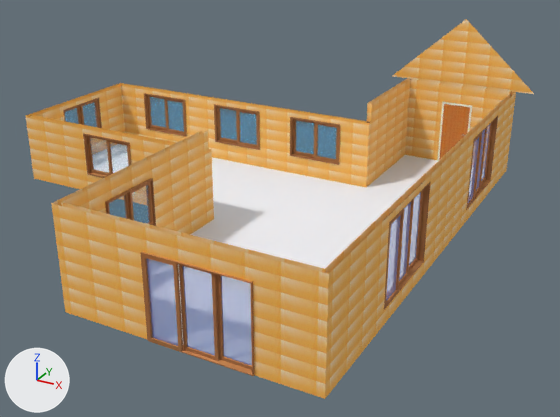
What one commit did to the glTF model telhados/telhado46a.gltf.
One viewpoint serves both versions: a 50 mm camera at (12.5, -18.61, 9.78) aimed at (2.31, -0.1, 0.52). The axes (+X, +Y, +Z) are drawn at lower left. The lights are the same throughout.

The scene before the commit, as lines of its bpy script (objects in view):
```python
mat_bloco_de_concreto = principled_material('Bloco de concreto')
mat_bloco_de_concreto.texture = img_image_1
mat_bloco_de_concreto.metallic = 0.1
mat_bloco_de_concreto.roughness = 0.9
mat_douglas_fir_clear = principled_material('Douglas_Fir_Clear')
mat_douglas_fir_clear.base_color = (0.941, 0.957, 1.0)  # white #f8faff
mat_douglas_fir_clear.metallic = 0.1
mat_douglas_fir_clear.roughness = 0.9
mat_material18 = principled_material('Material18')
mat_material18.texture = img_image_2
mat_material18.metallic = 0.1
mat_material18.roughness = 0.9
mat_material9 = principled_material('Material9')
mat_material9.texture = img_image_0
mat_material9.metallic = 0.1
mat_material9.roughness = 0.9
me_mesh_0 = bpy.data.meshes.new('Mesh_0')
me_mesh_0.from_pydata(...)  # 14429 vertices, 28113 faces; spans x -6.65..7.82, y -7.22..7.28, z 0.17..5.19
me_mesh_0.materials.append(mat_material9)  # picture img_image_0
me_mesh_0.materials.append(mat_bloco_de_concreto)  # picture img_image_1
me_mesh_0.materials.append(mat_vidro_translúcido_azul)  # blue #6496ee
me_mesh_0.materials.append(mat_material18)  # picture img_image_2
me_mesh_0.materials.append(mat_color_c08)  # orange #cd8f50
me_mesh_0.materials.append(mat_metal_aluminum_anodized)  # picture img_image_3
me_mesh_0.materials.append(mat_douglas_fir_clear)  # white #f8faff
me_mesh_0.materials.append(mat_metal_de_alumínio_anodizado)  # picture img_image_4
me_mesh_0.materials.append(mat_color_d08)  # yellow #cdae50
me_mesh_0.materials.append(mat_0097_azul_do_céu_profundo)  # cyan #00c0ff
me_mesh_0.materials.append(mat_madeira_de_bambu_média)  # picture img_image_5
me_mesh_0.materials.append(mat_default_material)  # grey #808080
ob_root = bpy.data.objects.new('root', me_mesh_0)
ob_root.location = (0.0, 0.0, 0.0)
```
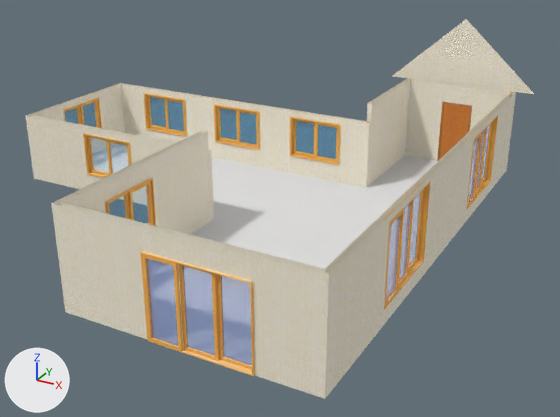
Location of each change, (x1, y1, x2, y2) in pixels of the pictures (560 x 417 px):
'root', surface changed, recoloured (orange to white)
    both: (26, 19, 534, 399)

Diff of the bpy script that builds the scene:
```diff
--- a/telhados/telhado46a.gltf.py
+++ b/telhados/telhado46a.gltf.py
@@ mat_material9 @@
 mat_material9 = principled_material('Material9')
-mat_material9.texture = img_image_0
+mat_material9.texture = img_image_1
 mat_material9.metallic = 0.1
@@ mat_bloco_de_concreto @@
 mat_bloco_de_concreto = principled_material('Bloco de concreto')
-mat_bloco_de_concreto.texture = img_image_1
+mat_bloco_de_concreto.texture = img_image_2
 mat_bloco_de_concreto.metallic = 0.1
@@ mat_material18 @@
 mat_material18 = principled_material('Material18')
-mat_material18.texture = img_image_2
+mat_material18.texture = img_image_0
 mat_material18.metallic = 0.1
@@ mat_douglas_fir_clear @@
 mat_douglas_fir_clear = principled_material('Douglas_Fir_Clear')
-mat_douglas_fir_clear.base_color = (0.941, 0.957, 1.0)  # white #f8faff
+mat_douglas_fir_clear.base_color = (0.797, 0.797, 0.797)  # white #e7e7e7
 mat_douglas_fir_clear.metallic = 0.1
```
